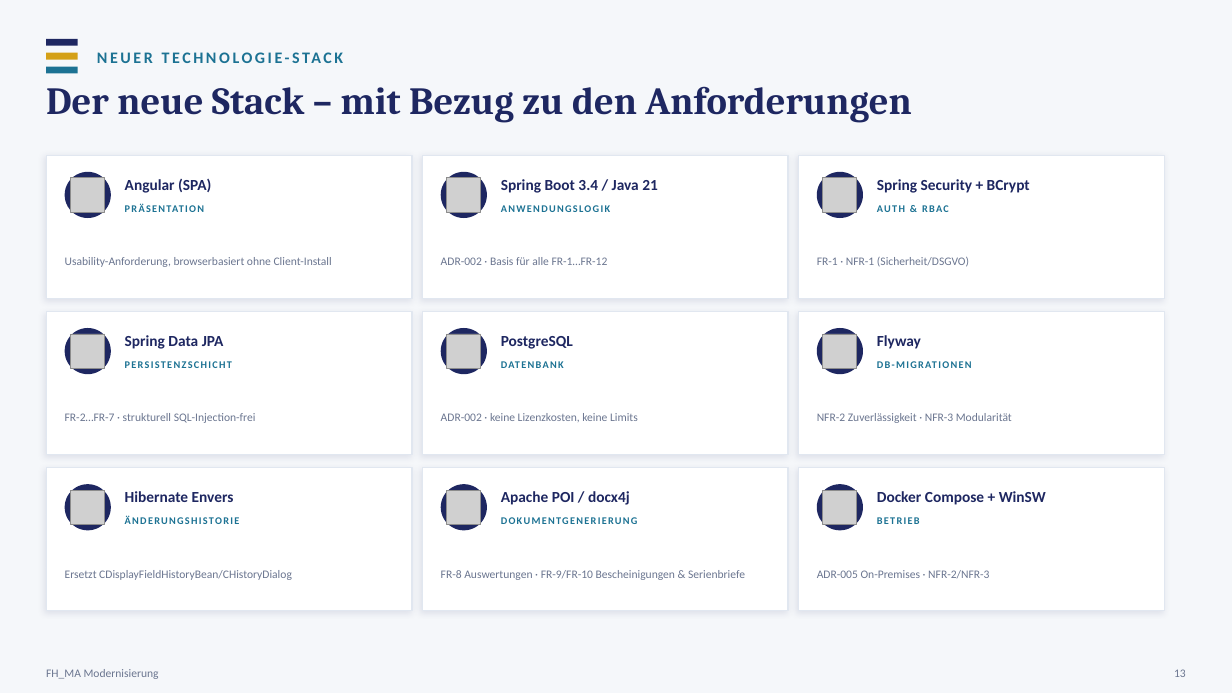
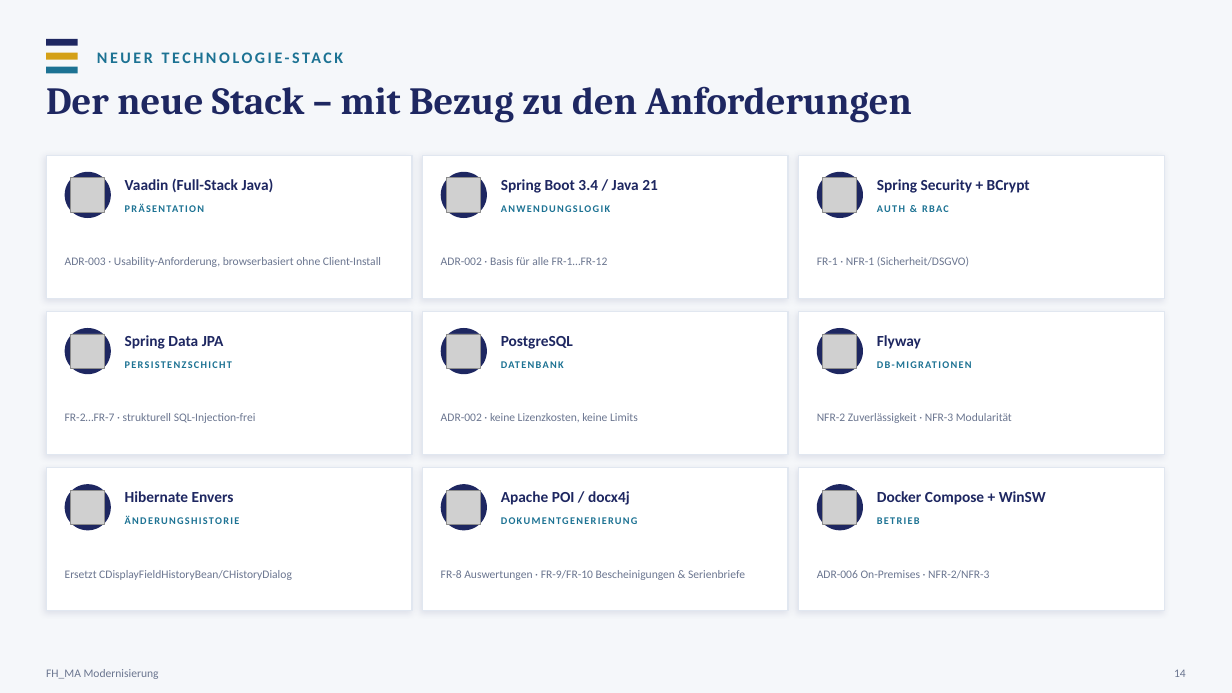
Before and after one commit to Freaky2164/CAS-Advanced-SE, a slide deck: slide 14 of 03-architektur/FH_MA-Architektur-Praesentation.pptx (slide 13 before the commit). Drawn at 1232x693 pixels with LibreOffice and Linux fonts; fonts in the diff are those of the drawing; grey boxes stand for pictures. Boxes give left, top, right and bottom in pixels: in the first picture for what was removed or moved away, otherwise in the second. Text is boxed around its words. In the diff, an @@ line names an element or a change of style, - is before the commit and + after.

```diff
--- a/03-architektur/FH_MA-Architektur-Praesentation.pptx
+++ b/03-architektur/FH_MA-Architektur-Praesentation.pptx
@@ text at (x1=125, y1=179, x2=274, y2=192): text changed @@
-Angular (SPA)
+Vaadin (Full-Stack Java)
@@ text at (x1=65, y1=257, x2=381, y2=267): text changed @@
-Usability-Anforderung, browserbasiert ohne Client-Install
+ADR-003 · Usability-Anforderung, browserbasiert ohne Client-Install
@@ text at (x1=817, y1=570, x2=989, y2=578): text changed @@
-ADR-005 On-Premises · NFR-2/NFR-3
+ADR-006 On-Premises · NFR-2/NFR-3
@@ text at (x1=1174, y1=669, x2=1186, y2=677): text changed @@
-13
+14
```
Also in this commit, not shown: 11 other slides changed, 1 slide added.
